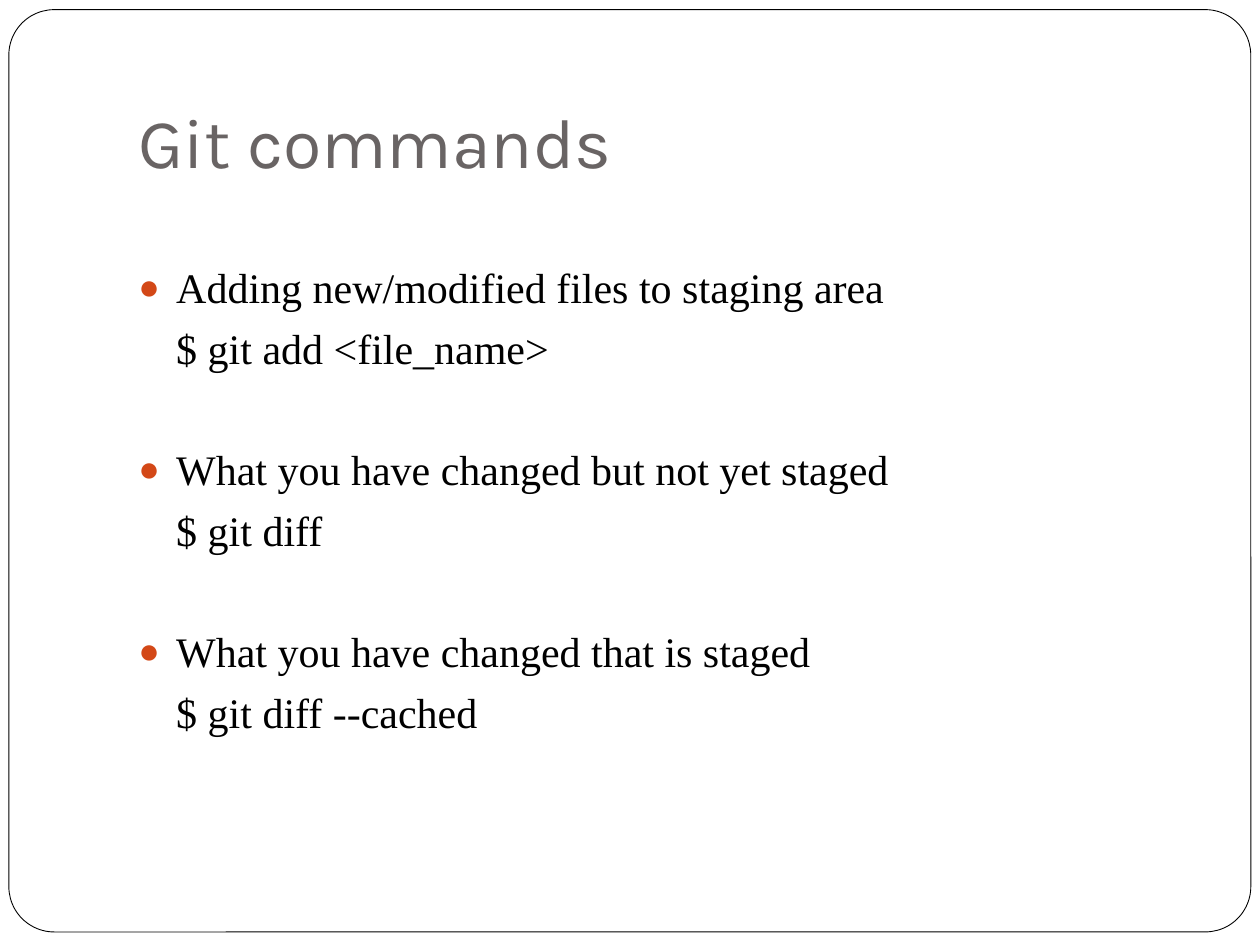
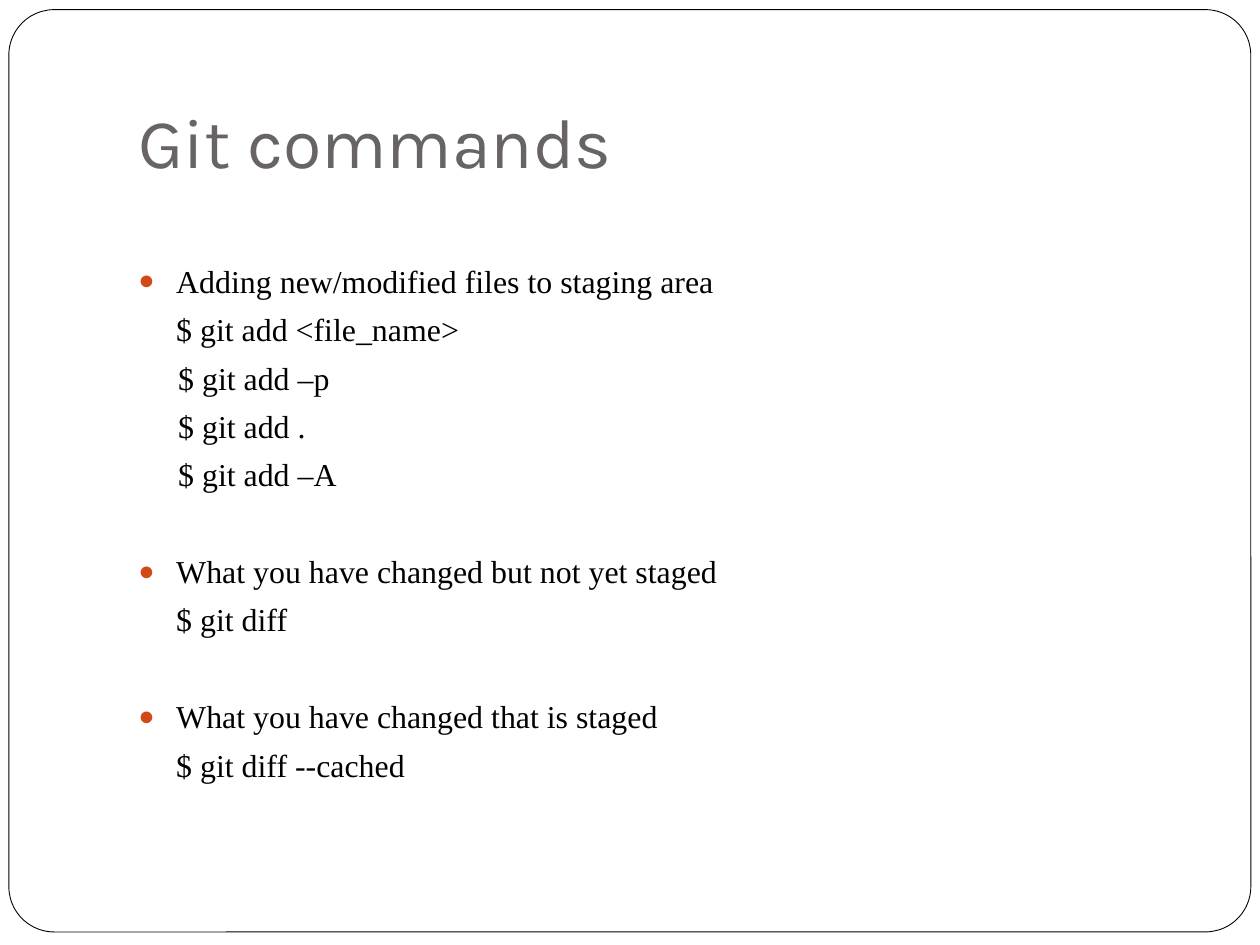
Before and after one commit to sowjumn/GITWWC, a slide deck: slide 7 of GIT.pptx (slide 6 before the commit). Drawn at 1260x945 pixels with LibreOffice and Linux fonts; fonts in the diff are those of the drawing. Boxes give left, top, right and bottom in pixels: in the first picture for what was removed or moved away, otherwise in the second. Text is boxed around its words. In the diff, an @@ line names an element or a change of style, - is before the commit and + after.

```diff
--- a/GIT.pptx
+++ b/GIT.pptx
@@ text at <box>176,270,716,783</box>: size 24.1 to 18.2 pt in "Adding new/modified files to staging area", "$ git add <file_name>", "What you have changed but not yet ...", "$ git diff" and 2 more places @@
@@ text at <box>202,368,337,493</box>: paragraphs added @@
+$ git add –p
+$ git add .
+$ git add –A
```
Also in this commit, not shown: 3 other slides changed, 2 slides added.
